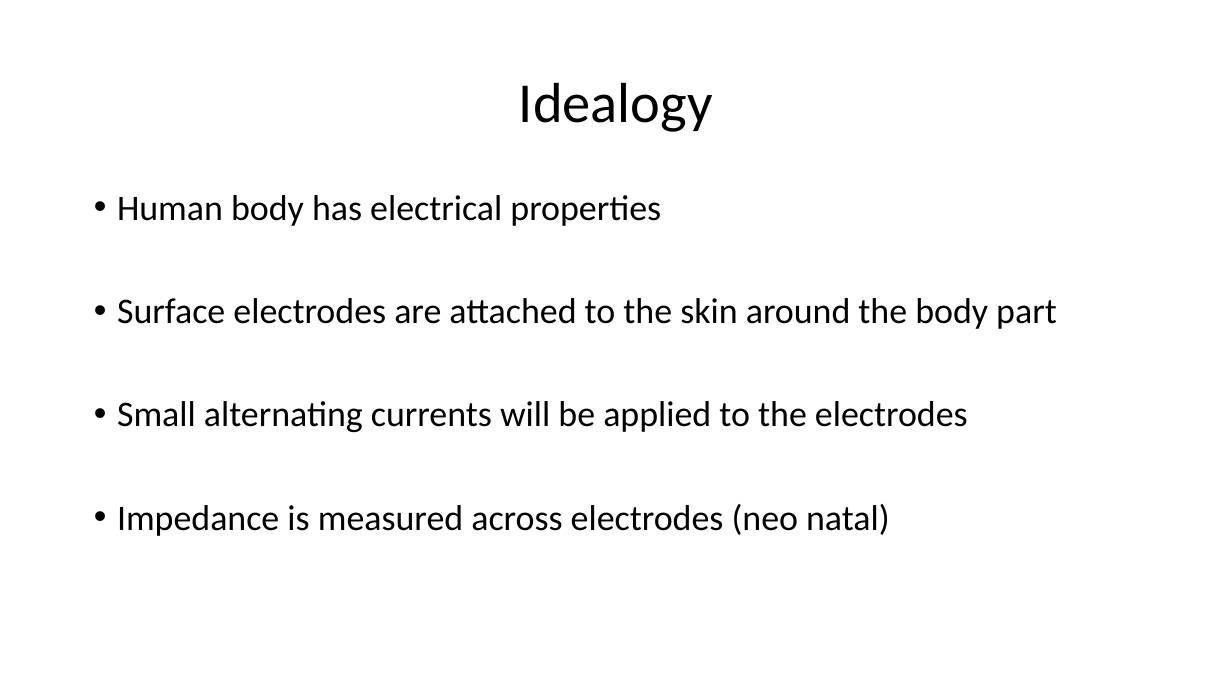
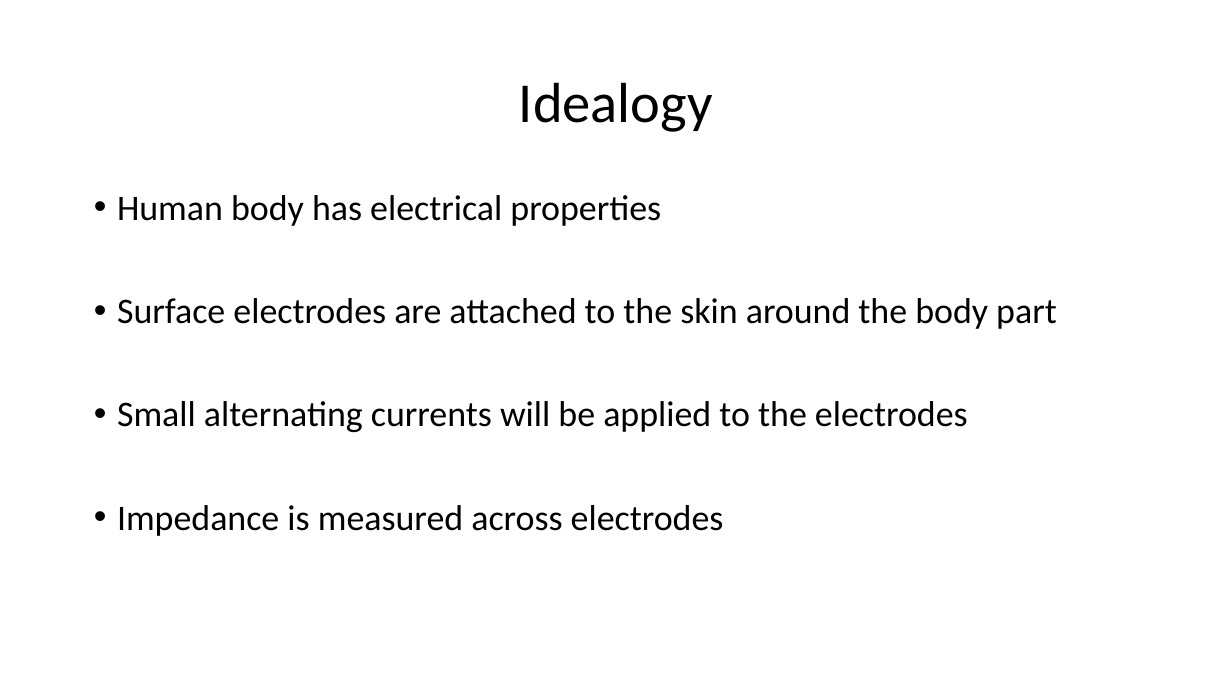
Before and after one commit to nsudhanva/eit, a slide deck: slide 2 of docs/Electrical Impedance Tomography.pptx. Drawn at 1232x693 pixels with LibreOffice and Linux fonts; fonts in the diff are those of the drawing. Boxes give left, top, right and bottom in pixels: in the first picture for what was removed or moved away, otherwise in the second. Text is boxed around its words. In the diff, an @@ line names an element or a change of style, - is before the commit and + after.

Commit message:
ppt 1

```diff
--- a/docs/Electrical Impedance Tomography.pptx
+++ b/docs/Electrical Impedance Tomography.pptx
@@ text at (117,505,724,536): text changed @@
-• Impedance is measured across electrodes (neo natal)
+• Impedance is measured across electrodes
```
Also in this commit, not shown: 7 slides added, 6 other files.
